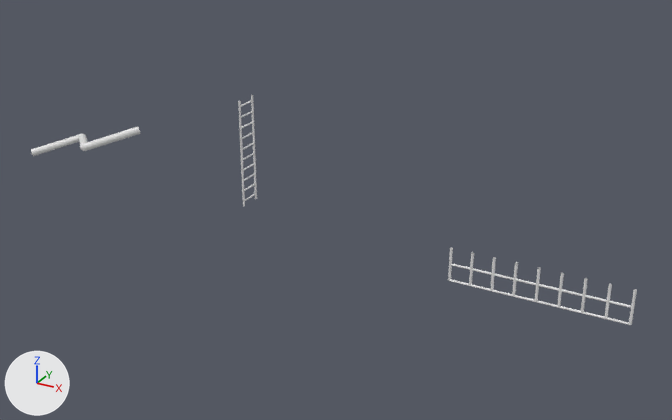
The Blender file docs/sample_scene.blend as it was, and as the next commit left it.
Rendered twice from a camera (50 mm lens) standing at (26.08, -26.27, 13.59) and looking at (11.37, 0.47, 0.22). Every picture has the same lights, and +X, +Y and +Z are marked at lower left. The first picture is the older version.

Objects in the first picture: 'SampleLadder', 'SamplePipe', 'SampleRailing'.
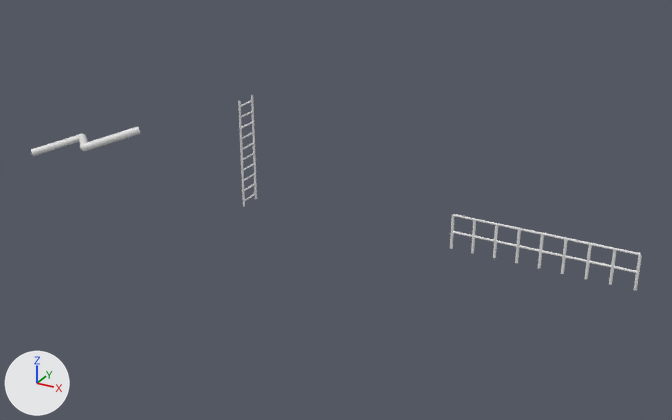
The change, as a diff of the scene's bpy script:
```diff
--- a/docs/sample_scene.blend.py
+++ b/docs/sample_scene.blend.py
@@ me_samplerailing @@
 # used by ob_samplerailing; location = (0.0, 0.0, 0.0)
-me_samplerailing.from_pydata(...)  # 220 vertices, 110 faces; spans x 15.95..22.05, y -0.05..0.05, z -1.24..0.0
+me_samplerailing.from_pydata(...)  # 220 vertices, 110 faces; spans x 15.95..22.05, y -0.05..0.05, z 0.0..1.24
+# me_samplerailing part 1: the loose piece of 20 vertices spanning x 16.0..22.0, y -0.04..0.04, z -0.64..-0.56 is moved by (0.0, 0.0, 1.2)
+# me_samplerailing part 2: the loose piece of 20 vertices spanning x 16.0..22.0, y -0.04..0.04, z -1.24..-1.16 is moved by (0.0, 0.0, 2.4)
+# me_samplerailing part 3: the loose piece of 20 vertices spanning x 15.95..16.05, y -0.05..0.05, z -1.2..0.0 is turned -180 degrees about the x axis through the mesh origin
+# me_samplerailing part 4: the loose piece of 20 vertices spanning x 16.7..16.8, y -0.05..0.05, z -1.2..0.0 is turned 180 degrees about the x axis through the mesh origin
+# me_samplerailing part 5: the loose piece of 20 vertices spanning x 17.45..17.55, y -0.05..0.05, z -1.2..0.0 is turned 180 degrees about the x axis through the mesh origin
+# me_samplerailing part 6: the loose piece of 20 vertices spanning x 18.2..18.3, y -0.05..0.05, z -1.2..0.0 is turned 180 degrees about the x axis through the mesh origin
+# me_samplerailing part 7: the loose piece of 20 vertices spanning x 18.95..19.05, y -0.05..0.05, z -1.2..0.0 is turned 180 degrees about the x axis through the mesh origin
+# me_samplerailing part 8: the loose piece of 20 vertices spanning x 19.7..19.8, y -0.05..0.05, z -1.2..0.0 is turned 180 degrees about the x axis through the mesh origin
+# me_samplerailing part 9: the loose piece of 20 vertices spanning x 20.45..20.55, y -0.05..0.05, z -1.2..0.0 is turned 180 degrees about the x axis through the mesh origin
+# me_samplerailing part 10: the loose piece of 20 vertices spanning x 21.2..21.3, y -0.05..0.05, z -1.2..0.0 is turned 180 degrees about the x axis through the mesh origin
+# me_samplerailing part 11: the loose piece of 20 vertices spanning x 21.95..22.05, y -0.05..0.05, z -1.2..0.0 is turned 180 degrees about the x axis through the mesh origin
```

Changed parts and their boxes (x1, y1, x2, y2) in the pictures (672 x 420 px; the box of a moved part takes in the faces that stretch with it):
'SampleRailing', reshaped: before (448, 247, 637, 325); after (450, 214, 642, 291)
part 1 of me_samplerailing, moved or reshaped: before (451, 264, 631, 308); after (453, 231, 637, 273)
part 2 of me_samplerailing, moved or reshaped: before (450, 279, 629, 325); after (453, 214, 641, 255)
part 3 of me_samplerailing, moved or reshaped: before (448, 247, 453, 281); after (450, 214, 454, 249)
part 4 of me_samplerailing, moved or reshaped: before (469, 252, 474, 286); after (471, 220, 476, 254)
part 5 of me_samplerailing, moved or reshaped: before (490, 257, 496, 291); after (493, 225, 498, 258)
part 6 of me_samplerailing, moved or reshaped: before (512, 262, 518, 296); after (515, 229, 521, 264)
part 7 of me_samplerailing, moved or reshaped: before (535, 267, 541, 302); after (538, 234, 544, 269)
part 8 of me_samplerailing, moved or reshaped: before (557, 273, 564, 307); after (561, 239, 568, 274)
part 9 of me_samplerailing, moved or reshaped: before (581, 278, 588, 313); after (585, 244, 592, 279)
part 10 of me_samplerailing, moved or reshaped: before (604, 283, 612, 319); after (609, 250, 616, 285)
part 11 of me_samplerailing, moved or reshaped: before (629, 289, 637, 325); after (634, 254, 642, 291)
